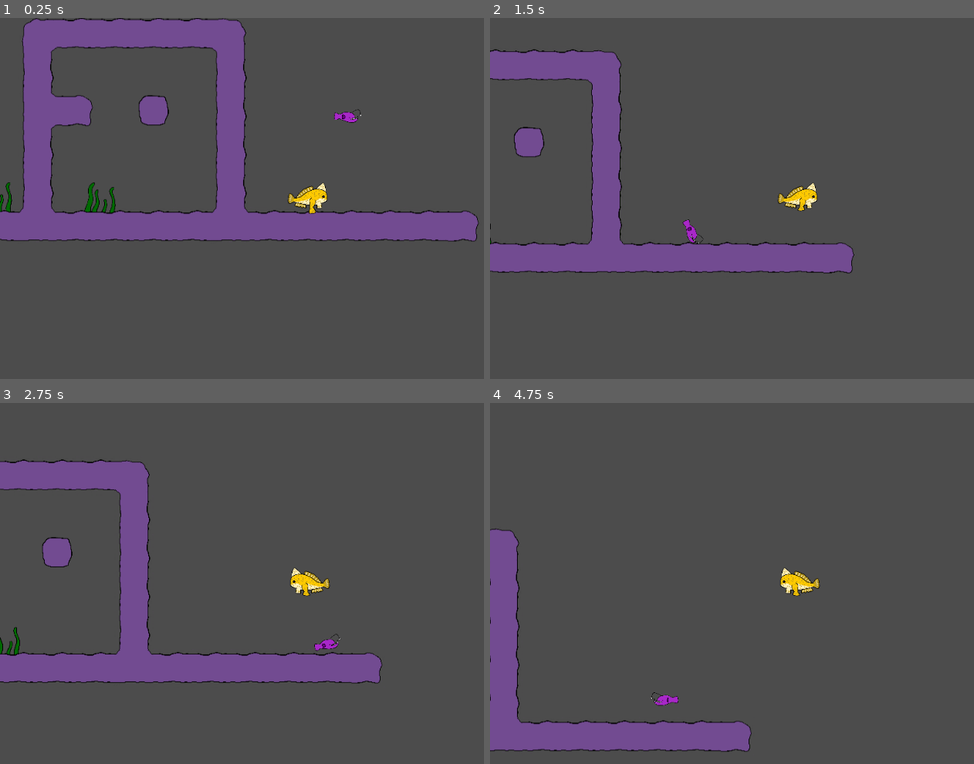
Above: before the commit, frames 1-4 (two rows, left to right).
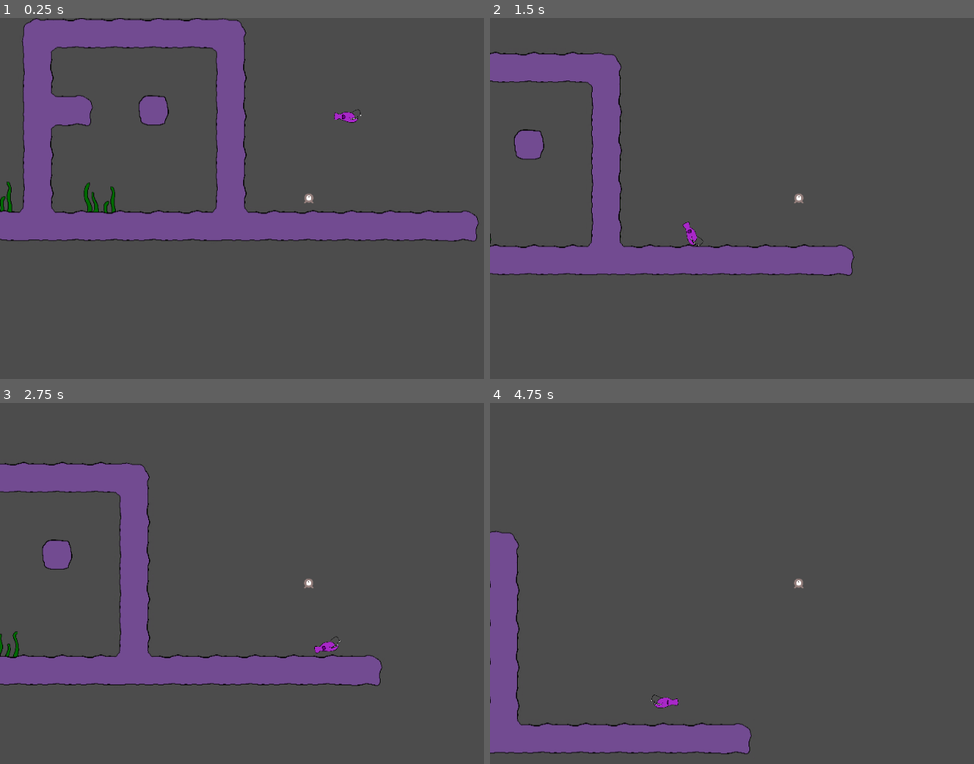
Above: after the commit, the same moments.

Repository: Silver-Ink/Abyzzes-Pixel-Jam
Game: Godot game, scene res://scenes/main.tscn
Same seed, same stepped clock (60 frames per second), same inputs: the game is played once before the commit and once after it.
Inputs:
- Up to frame 1 (0.25 s): no input
- Up to frame 2 (1.5 s): hold D (move-right) from 0.53 s (still down); tap Space (jump) at 0.77 s
- Up to frame 3 (2.75 s): tap Space (jump) at 1.52 s; release D (move-right) at 2.03 s; hold Q (move-left) from 2.03 s (still down)
- Up to frame 4 (4.75 s): release Q (move-left) at 2.78 s; hold D (move-right) 2.78-4.28 s; tap Space (jump) at 3.02, 3.77, 4.52 s; hold Q (move-left) from 4.28 s (still down)

The runs differ from the first frame. In frame 1, 0.7% of the frame differs, in the area x 0-68%, y 45-55%; in frame 2, 2.7%; in frame 3, 2.9%, in the area x 0-79%, y 15-79%; in frame 4, 1.8%.

Commit message:
Minor fixes too

Diff:
--- a/scenes/main.tscn
+++ b/scenes/main.tscn
@@ -25,11 +25,9 @@
 
 [node name="algue" parent="TileMap/algues" instance=ExtResource( 3 )]
 position = Vector2( 164, 522 )
-
-frame = 1
+frame = 0
 offset = Vector2( 102, -88 )
 
 [node name="algue2" parent="TileMap/algues" instance=ExtResource( 3 )]
 position = Vector2( 94, 426 )
-
-frame = 1
+frame = 0
--- a/scenes/player.tscn
+++ b/scenes/player.tscn
@@ -1,17 +1,9 @@
 [gd_scene load_steps=11 format=2]
 
+[ext_resource path="res://art/playerGrey_up1.png" type="Texture" id=1]
+[ext_resource path="res://art/playerGrey_up2.png" type="Texture" id=2]
 [ext_resource path="res://images/handfish.png" type="Texture" id=3]
 [ext_resource path="res://scripts/player.gd" type="Script" id=5]
-
-[sub_resource type="AtlasTexture" id=8]
-flags = 4
-atlas = ExtResource( 3 )
-region = Rect2( 500, 0, 500, 500 )
-
-[sub_resource type="AtlasTexture" id=9]
-flags = 4
-atlas = ExtResource( 3 )
-region = Rect2( 1500, 0, 500, 500 )
 
 [sub_resource type="AtlasTexture" id=4]
 flags = 4
@@ -35,10 +27,10 @@
 
 [sub_resource type="SpriteFrames" id=1]
 animations = [ {
-"frames": [ SubResource( 8 ), SubResource( 9 ) ],
+"frames": [ ExtResource( 1 ), ExtResource( 2 ) ],
 "loop": true,
 "name": "swim",
-"speed": 2.0
+"speed": 5.0
 }, {
 "frames": [ SubResource( 4 ), SubResource( 5 ), SubResource( 6 ), SubResource( 7 ) ],
 "loop": true,
@@ -47,8 +39,8 @@
 } ]
 
 [sub_resource type="CapsuleShape2D" id=2]
-radius = 14.9999
-height = 34.0001
+radius = 19.0
+height = 26.0
 
 [node name="Player" type="KinematicBody2D"]
 script = ExtResource( 5 )
